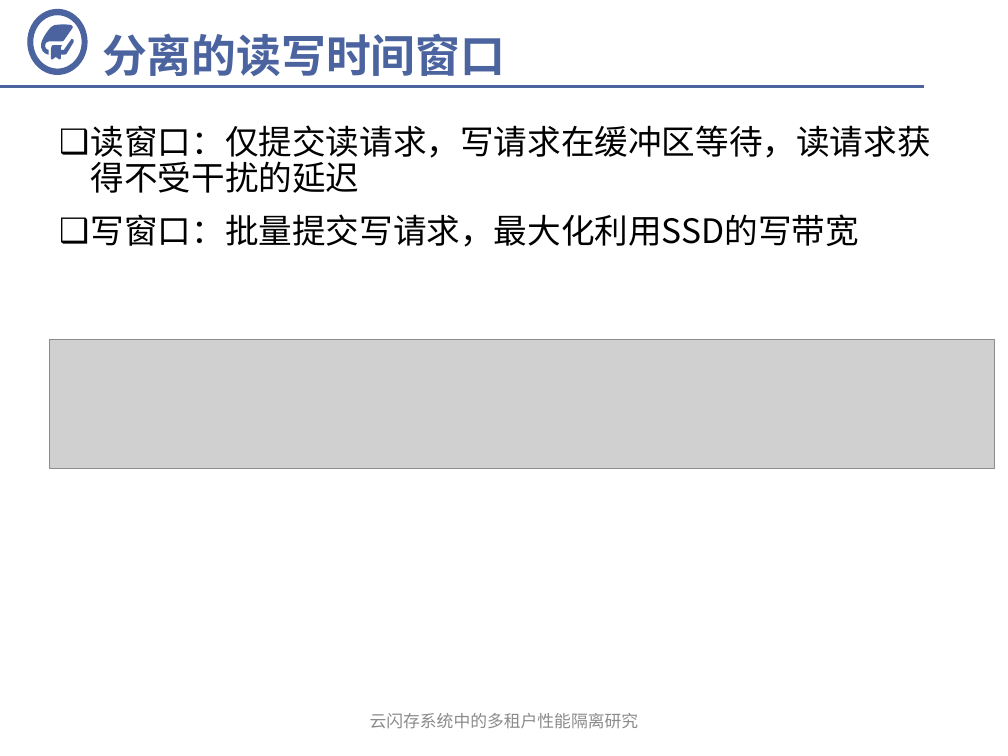
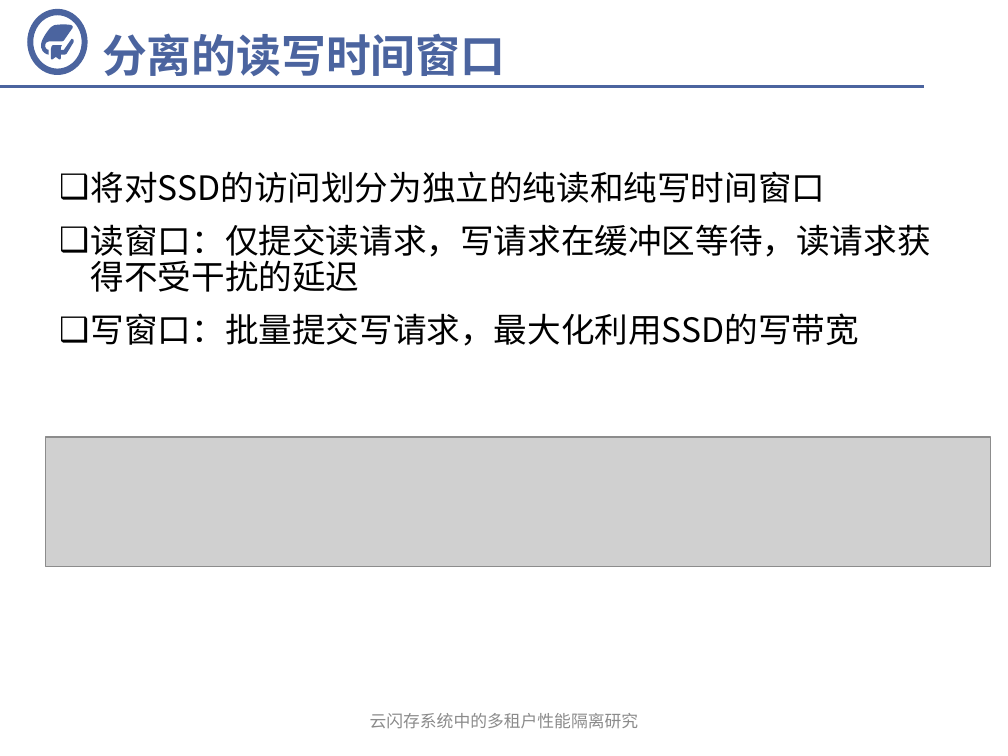
Before and after one commit to fandahao17/undergrad-thesis, a slide deck: slide 8 of 答辩.pptx (slide 7 before the commit). Drawn at 1008x756 pixels with LibreOffice and Linux fonts; fonts in the diff are those of the drawing; grey boxes stand for pictures; background and template pictures are left out. Boxes give left, top, right and bottom in pixels: in the first picture for what was removed or moved away, otherwise in the second. Text is boxed around its words. In the diff, an @@ line names an element or a change of style, - is before the commit and + after.

```diff
--- a/答辩.pptx
+++ b/答辩.pptx
@@ text "将对SSD的访问划分为独立的纯读和纯写时间窗口": place and size @@
-text "将对SSD的访问划分为独立的纯读和纯写时间窗口" at bbox=[91, 125, 931, 247]
+text "将对SSD的访问划分为独立的纯读和纯写时间窗口" at bbox=[91, 171, 931, 346]
@@ text at bbox=[91, 171, 826, 203]: paragraph added @@
+❑ 将对SSD的访问划分为独立的纯读和纯写时间窗口
@@ picture: place and size @@
-picture at bbox=[49, 339, 995, 468]
+picture at bbox=[45, 437, 991, 566]
```
Also in this commit, not shown: 10 other slides changed, 2 slides added, 1 slide removed.
